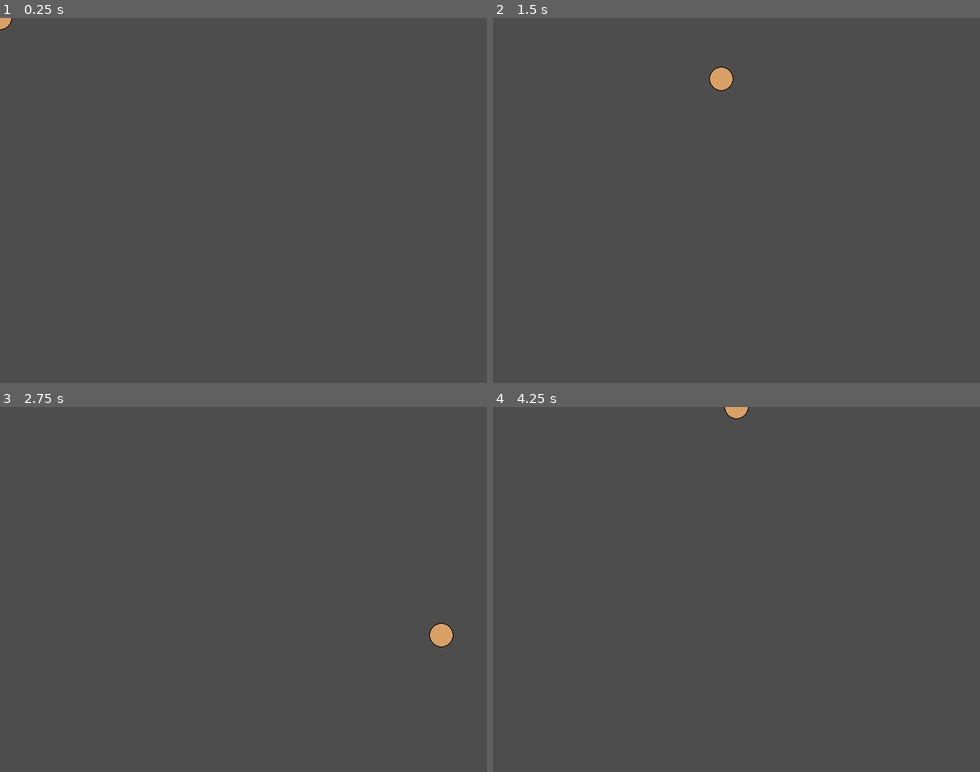
Above: before the commit, frames 1-4 (two rows, left to right).
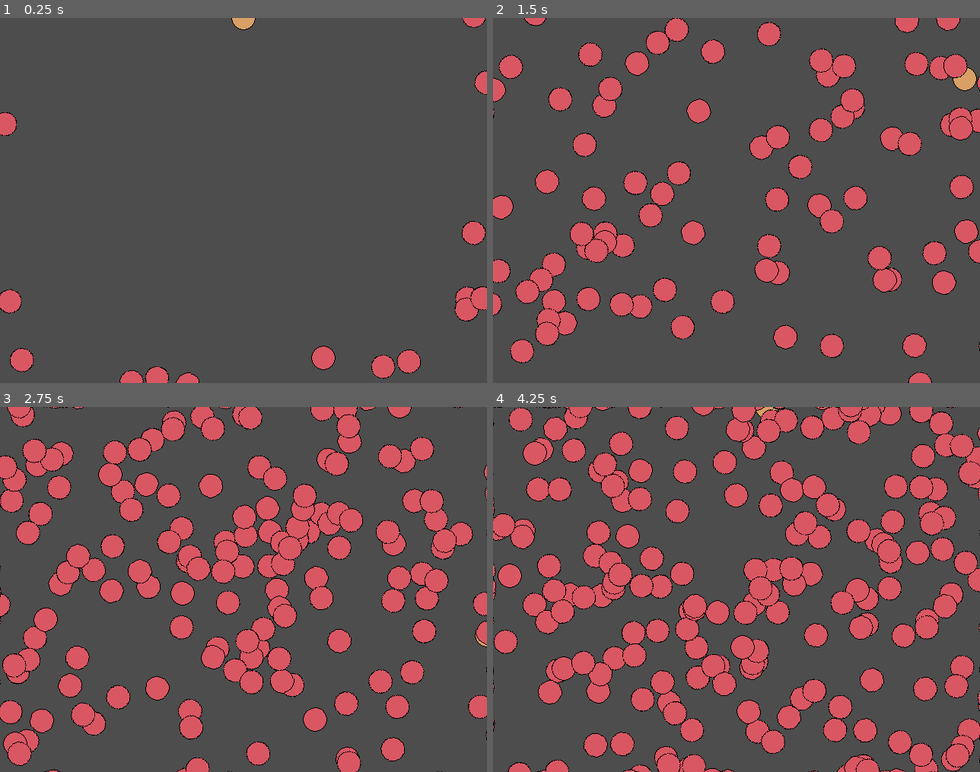
Above: after the commit, the same moments.

Repository: zundouz/ldjam54_odango
Game: Godot game, scene res://main.tscn
Two runs of this game, one before a commit and one after it. Both use one fixed random seed, a clock stepped at 60 frames per second and the inputs below.
Inputs:
- Up to frame 1 (0.25 s): no input
- Up to frame 2 (1.5 s): hold Right (move_right) 0.53-1.28 s; hold Down (move_down) from 1.28 s (still down)
- Up to frame 3 (2.75 s): release Down (move_down) at 2.03 s; hold Right (move_right) from 2.03 s (still down)
- Up to frame 4 (4.25 s): release Right (move_right) at 2.78 s; hold Up (move_up) 2.78-3.53 s; hold Left (move_left) from 3.53 s (still down)

The runs differ from the first frame. In frame 1, 3.1% of the frame differs, in the area x 0-100%, y 0-100%; in frame 2, 19%; in frame 3, 30%; in frame 4, 36%.

Commit message:
feat: インスタンシング成功まで（めっちゃ時間かかった…）
- 結局TimerとかSignalはハマりそうなので、今回は使わない方針で

Diff:
--- a/main.gd
+++ b/main.gd
@@ -11,23 +11,12 @@
 
 # Called every frame. 'delta' is the elapsed time since the previous frame.
 func _process(delta):
-	pass
-
-func game_over():
-	# $ScoreTimer.stop()
-	$MobTimer.stop()
-
-func new_game():
-	score = 0
-	$Player.start($StartPosition.position)
-	$StartTimer.start()
-
-func _on_mob_timer_timeout():
-	# Create a new instance of the Mob scene.
+		# Create a new instance of the Mob scene.
 	var mob = mob_scene.instantiate()
 
 	# Choose a random location on Path2D.
 	var mob_spawn_location = get_node("MobPath/MobSpawnLocation")
+	print(mob_spawn_location)
 	mob_spawn_location.progress_ratio = randf()
 
 	# Set the mob's direction perpendicular to the path direction.
@@ -46,3 +35,54 @@
 
 	# Spawn the mob by adding it to the Main scene.
 	add_child(mob)
+
+func game_over():
+	# $ScoreTimer.stop()
+	$MobTimer.stop()
+
+func new_game():
+	score = 0
+	$Player.start($StartPosition.position)
+	$StartTimer.start()
+
+func _on_StartTimer_timeout():
+	$MobTimer.start()
+	print("StartTimerがタイムアウトした")
+	# $ScoreTimer.start()
+
+func _on_mob_timer_timeout():
+	# Create a new instance of the Mob scene.
+	var mob = mob_scene.instantiate()
+
+	# Choose a random location on Path2D.
+	var mob_spawn_location = get_node("MobPath/MobSpawnLocation")
+	print(mob_spawn_location)
+	mob_spawn_location.progress_ratio = randf()
+
+	# Set the mob's direction perpendicular to the path direction.
+	var direction = mob_spawn_location.rotation + PI / 2
+
+	# Set the mob's position to a random location.
+	mob.position = mob_spawn_location.position
+
+	# Add some randomness to the direction.
+	direction += randf_range(-PI / 4, PI / 4)
+	mob.rotation = direction
+
+	# Choose the velocity for the mob.
+	var velocity = Vector2(randf_range(150.0, 250.0), 0.0)
+	mob.linear_velocity = velocity.rotated(direction)
+
+	# Spawn the mob by adding it to the Main scene.
+	add_child(mob)
+
+#func _on_start_timer_timeout():
+#	#func _on_StartTimer_timeout():
+#	$MobTimer.start()
+#	print("StartTimerがタイムアウトした")
+#	# $ScoreTimer.start()
+
+func _on_start_timer_timeout():
+	$MobTimer.start()
+	print("StartTimerがタイムアウトした")
+	# $ScoreTimer.start()
--- a/main.tscn
+++ b/main.tscn
@@ -17,14 +17,21 @@
 [node name="Player" parent="." instance=ExtResource("1_lwcv8")]
 
 [node name="MobTimer" type="Timer" parent="."]
+wait_time = 0.5
 
 [node name="MobPath" type="Path2D" parent="."]
 curve = SubResource("Curve2D_ux7l3")
 
-[node name="MoveSpawnLocation" type="PathFollow2D" parent="MobPath"]
+[node name="MobSpawnLocation" type="PathFollow2D" parent="MobPath"]
 position = Vector2(-1, -1)
 rotation = -0.00312499
 
 [node name="StartPosition" type="Marker2D" parent="."]
+position = Vector2(320, 0)
 
 [node name="StartTimer" type="Timer" parent="."]
+wait_time = 2.0
+one_shot = true
+
+[connection signal="timeout" from="MobTimer" to="." method="_on_mob_timer_timeout"]
+[connection signal="timeout" from="StartTimer" to="." method="_on_start_timer_timeout"]
--- a/odango.gd
+++ b/odango.gd
@@ -8,7 +8,7 @@
 
 # Called every frame. 'delta' is the elapsed time since the previous frame.
 func _process(delta):
-	pass
+	$AnimatedSprite2D.play()
 
 # 画面外に言ったらfreeして消えてもらう
 func _on_visible_on_screen_notifier_2d_screen_exited():
